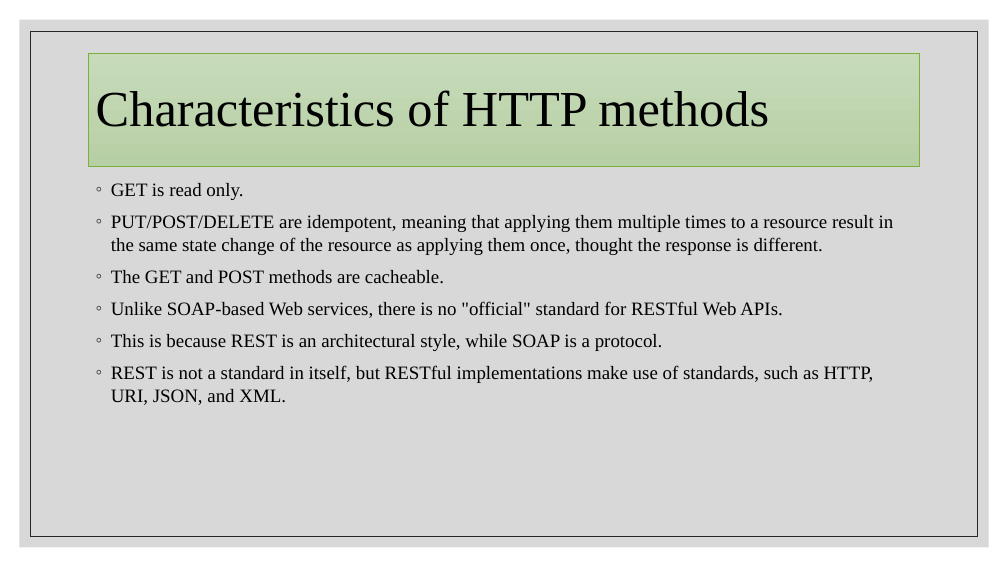
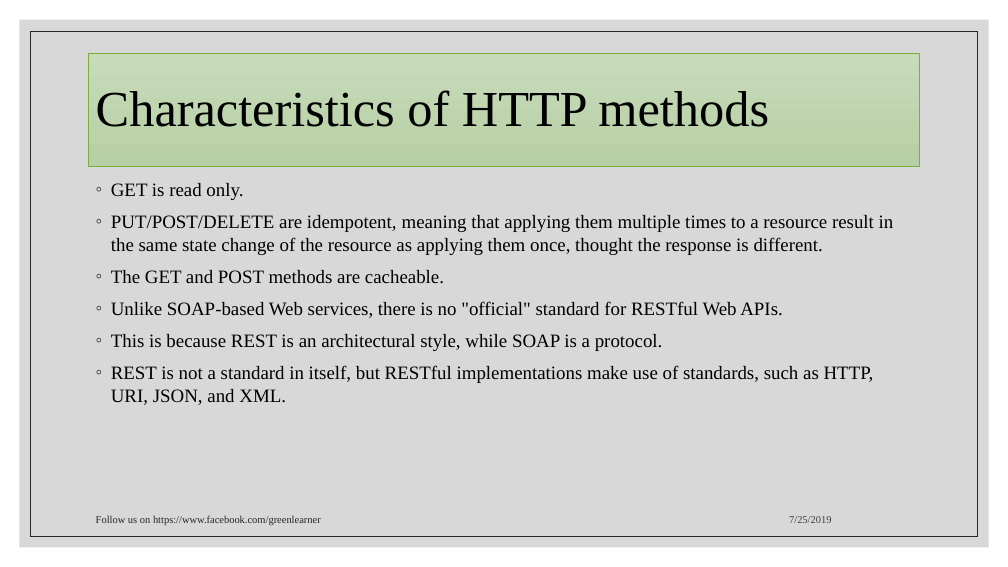
Before and after one commit to codefarm0/MyNotes, a slide deck: slide 8 of ppt/REST_API.pptx. Drawn at 1008x567 pixels with LibreOffice and Linux fonts; fonts in the diff are those of the drawing. Boxes give left, top, right and bottom in pixels: in the first picture for what was removed or moved away, otherwise in the second. Text is boxed around its words. In the diff, an @@ line names an element or a change of style, - is before the commit and + after.

```diff
--- a/ppt/REST_API.pptx
+++ b/ppt/REST_API.pptx
@@ text added at [96,515,321,526], 10 pt, text #262626 @@
+Follow us on https://www.facebook.com/greenlearner
@@ text added at [789,516,831,523], 10 pt, text #404040 @@
+7/25/2019
```
Also in this commit, not shown: 9 other slides changed, 8 other files.
